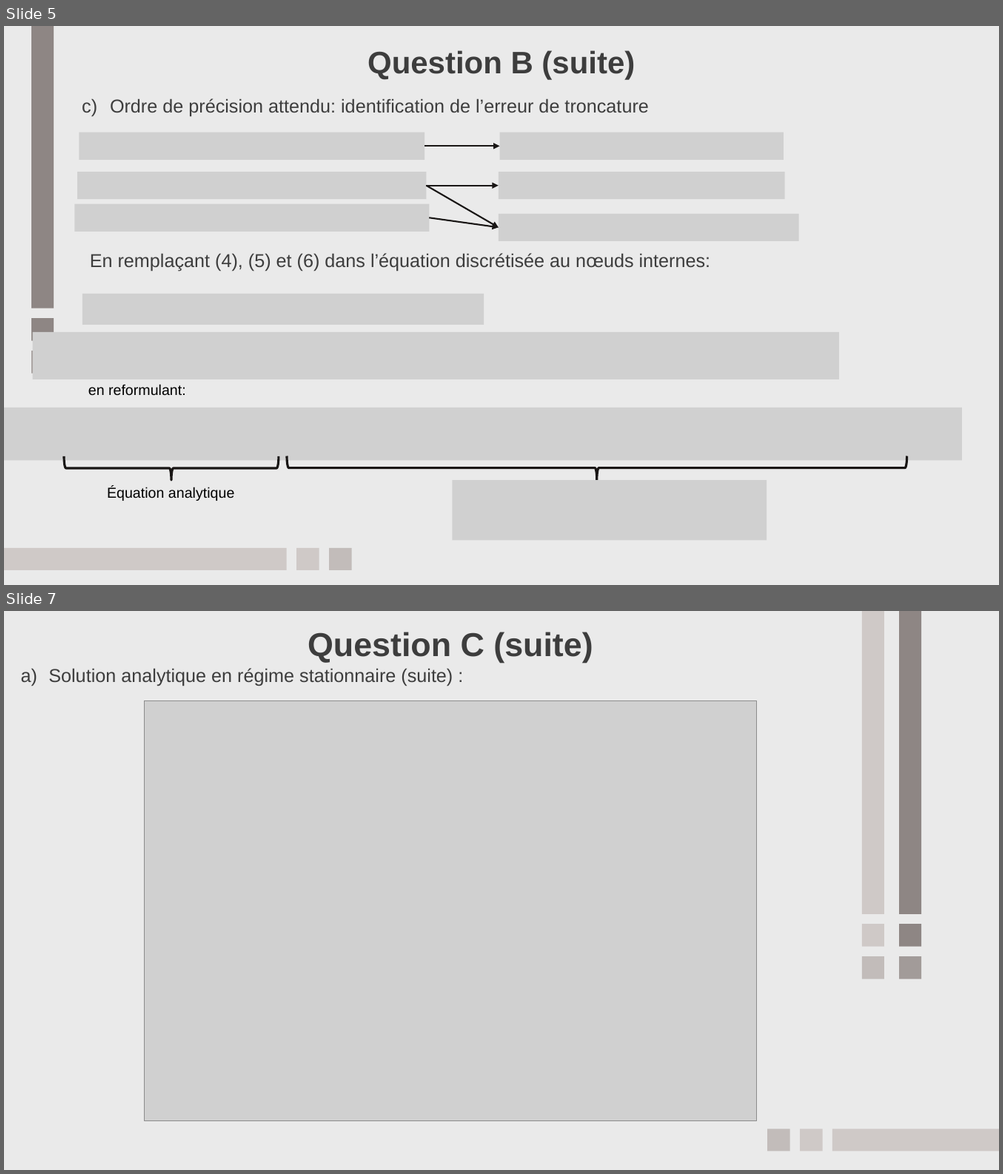
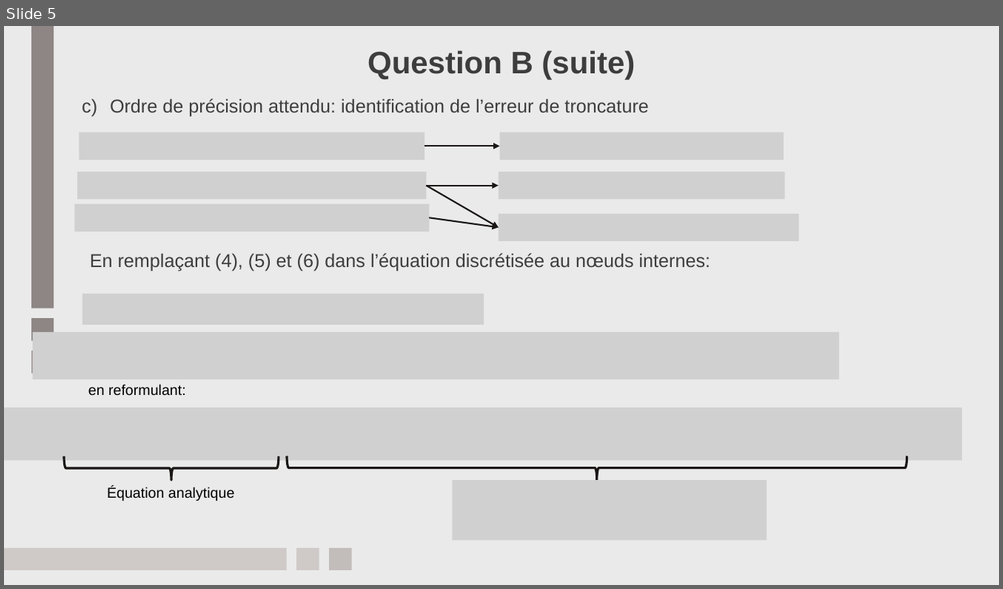
Before and after one commit to CameliaOuamara/Devoir1_Verification_de_code, a slide deck: doc/PPT_Devoir1.pptx. Shown one above the other, each under a label of ours: slides 5 and 7 before the commit, slide 5 after it; the slides between them are not shown. The pictures are 1003x1174 and 1003x589 pixels, drawn with LibreOffice and Linux fonts; fonts in the diff are those of the drawing; grey boxes stand for pictures. Boxes give left, top, right and bottom in pixels: in the first picture for what was removed or moved away, otherwise in the second. Text is boxed around its words. In the diff, an @@ line names an element or a change of style, - is before the commit and + after.

```diff
--- a/doc/PPT_Devoir1.pptx
+++ b/doc/PPT_Devoir1.pptx
@@ slide 7 removed at (4,611,999,1170), background #EAEAEA @@
@@ text removed at (307,632,592,663) @@
-Question C (suite)
@@ text removed at (48,668,452,686) @@
-a) Solution analytique en régime stationnaire (suite) :
@@ picture removed at (145,701,757,1122) @@
@@ group removed at (767,611,999,1152): 9 rectangles @@
```
Also in this commit, not shown: 6 slides changed, 2 other files.
